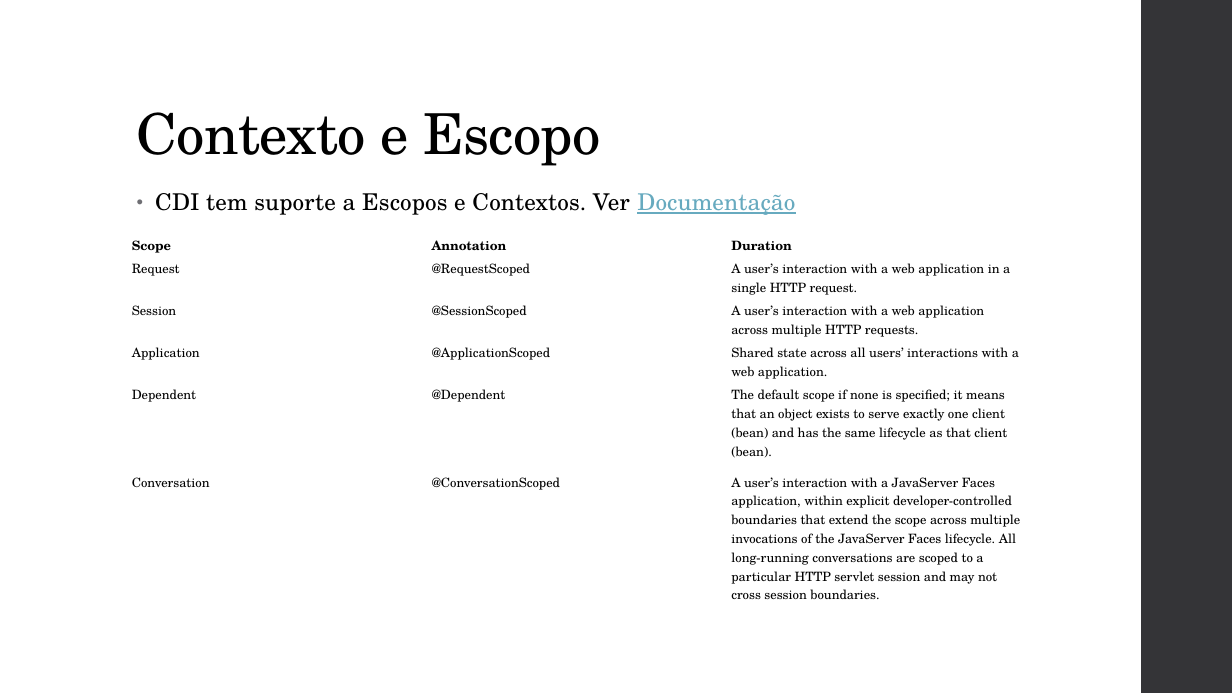
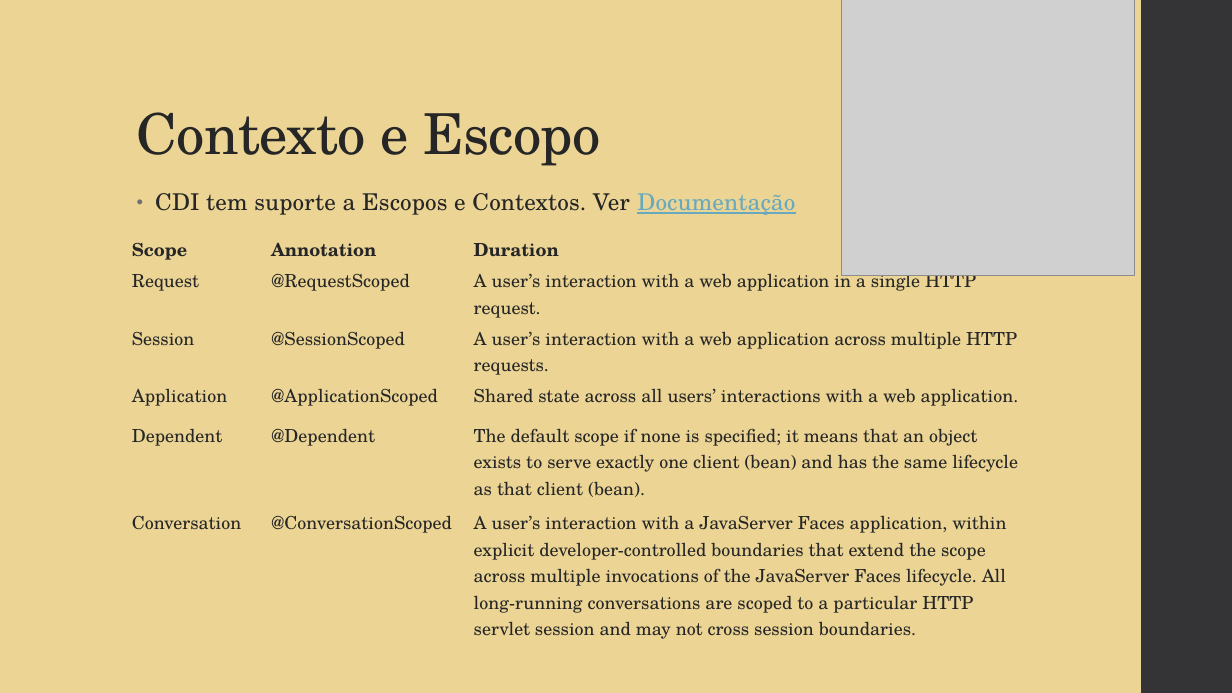
Before and after one commit to vepo/cdi-tutorial, a slide deck: slide 17 of resource/Java CDI.pptx (slide 16 before the commit). Drawn at 1232x693 pixels with LibreOffice and Linux fonts; fonts in the diff are those of the drawing; grey boxes stand for pictures. Boxes give left, top, right and bottom in pixels: in the first picture for what was removed or moved away, otherwise in the second. Text is boxed around its words. In the diff, an @@ line names an element or a change of style, - is before the commit and + after.

```diff
--- a/resource/Java CDI.pptx
+++ b/resource/Java CDI.pptx
@@ background #FFFFFF to #EBD494 @@
@@ picture added at (x1=842, y1=0, x2=1134, y2=275) @@
@@ title "Contexto e Escopo" at (x1=137, y1=112, x2=601, y2=166): text colour #000000 to #262626 @@
@@ text "CDI tem suporte a Escopos ..." at (x1=155, y1=193, x2=795, y2=215): text colour #000000 to #262626 in "CDI tem suporte a Escopos e Contextos. ..." @@
@@ table at (x1=128, y1=233, x2=1027, y2=664) @@
@@ size 10 to 14 pt, text colour #000000 to #262626 @@
```
Also in this commit, not shown: 23 other slides changed, 4 slides added, 6 other files.
